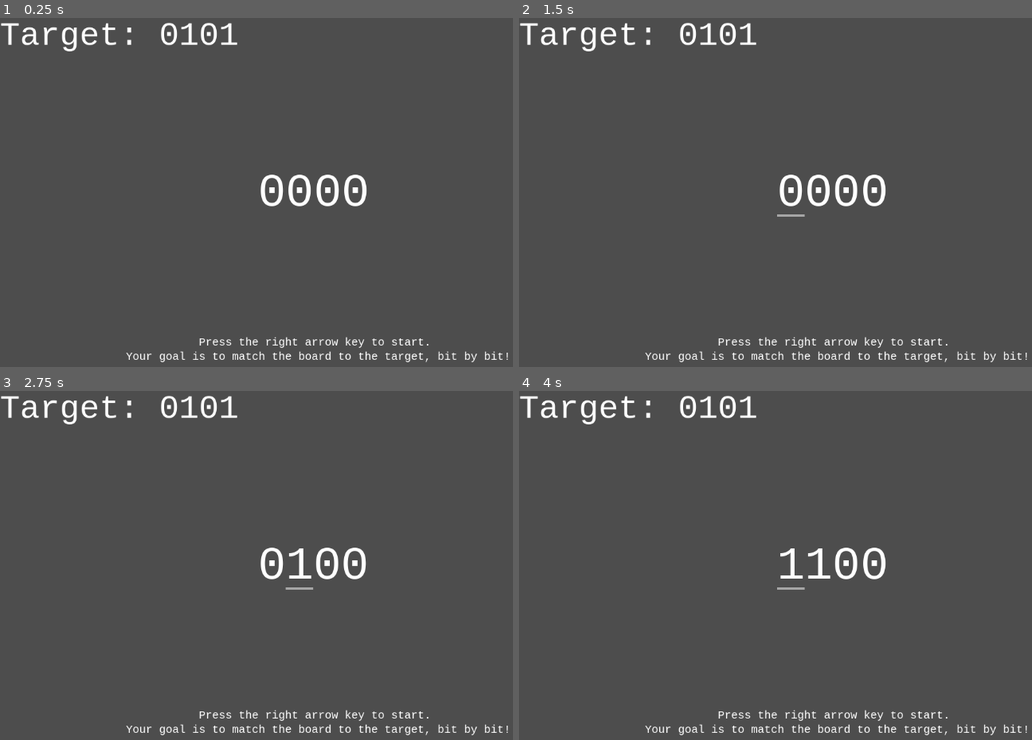
Above: before the commit, frames 1-4 (two rows, left to right).
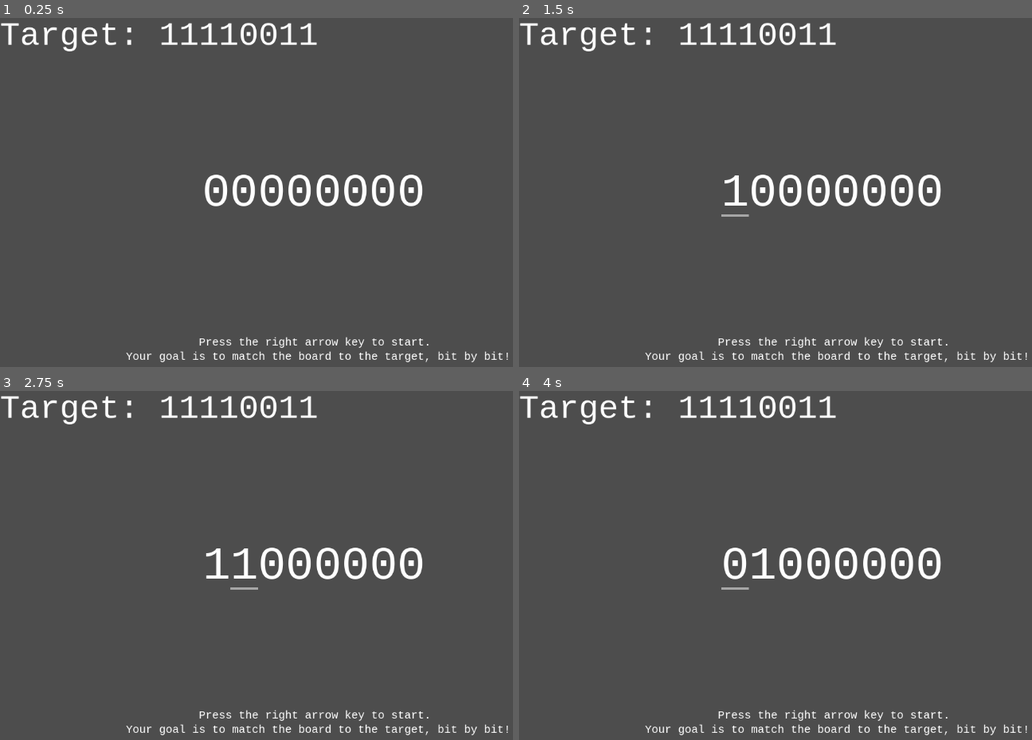
Above: after the commit, the same moments.

Repository: alipiojunior/Binary_Leap
Game: Godot game, scene res://scenes/main.tscn
Two runs of this game, one before a commit and one after it. Both use one fixed random seed, a clock stepped at 60 frames per second and the inputs below.
Inputs:
- Up to frame 1 (0.25 s): no input
- Up to frame 2 (1.5 s): tap Enter at 0.5 s; hold Right (ui_right) 0.53-1.28 s; tap Space at 1.25 s; hold Left (ui_left) from 1.28 s (still down)
- Up to frame 3 (2.75 s): tap Enter at 2 s; release Left (ui_left) at 2.03 s; hold Right (ui_right) from 2.03 s (still down)
- Up to frame 4 (4 s): tap Space at 2.75 s; tap Enter at 3.5 s; release Right (ui_right) at 3.53 s; hold Left (ui_left) from 3.53 s (still down)

The runs differ from the first frame. In frame 1, 1.5% of the frame differs, in the area x 31-83%, y 1-54%; in frame 2, 1.6%; in frame 3, 1.8%; in frame 4, 2.0%, in the area x 31-83%, y 1-57%.

Commit message:
update game logic

Diff:
--- a/project.godot
+++ b/project.godot
@@ -8,24 +8,28 @@
 
 config_version=5
 
+[animation]
+
+compatibility/default_parent_skeleton_in_mesh_instance_3d=true
+
 [application]
 
 config/name="Binary Leap"
 run/main_scene="res://scenes/main.tscn"
-config/features=PackedStringArray("4.2", "Forward Plus")
+config/features=PackedStringArray("4.6", "Forward Plus")
 config/icon="res://icon.svg"
 
 [input]
 
 move_left={
 "deadzone": 0.5,
-"events": [Object(InputEventKey,"resource_local_to_scene":fa …(171 unchanged characters)… keycode":65,"key_label":0,"unicode":97,"echo":false,"script":null)
-, Object(InputEventKey,"resource_local_to_scene":false,"reso …(166 unchanged characters)… ode":4194319,"key_label":0,"unicode":0,"echo":false,"script":null)
+"events": [Object(InputEventKey,"resource_local_to_scene":fa …(171 unchanged characters)… keycode":65,"key_label":0,"unicode":97,"location":0,"echo":false,"script":null)
+, Object(InputEventKey,"resource_local_to_scene":false,"reso …(166 unchanged characters)… ode":4194319,"key_label":0,"unicode":0,"location":0,"echo":false,"script":null)
 ]
 }
 move_right={
 "deadzone": 0.5,
-"events": [Object(InputEventKey,"resource_local_to_scene":fa …(172 unchanged characters)… eycode":68,"key_label":0,"unicode":100,"echo":false,"script":null)
-, Object(InputEventKey,"resource_local_to_scene":false,"reso …(166 unchanged characters)… ode":4194321,"key_label":0,"unicode":0,"echo":false,"script":null)
+"events": [Object(InputEventKey,"resource_local_to_scene":fa …(172 unchanged characters)… eycode":68,"key_label":0,"unicode":100,"location":0,"echo":false,"script":null)
+, Object(InputEventKey,"resource_local_to_scene":false,"reso …(166 unchanged characters)… ode":4194321,"key_label":0,"unicode":0,"location":0,"echo":false,"script":null)
 ]
 }
--- /dev/null
+++ b/scenes/board/game_board.gd
@@ -0,0 +1,55 @@
+extends Node
+
+signal update_state(old_state, new_state)
+signal update_index(old_index, new_index)
+signal solved
+
+@export var target: String = "11110011"
+var current_display: String = ""
+var current_index: int = -1
+var current_bits: Array = []
+
+var broken_bits: Array = []
+
+func _ready():
+	reset_board()
+
+func _unhandled_input(event):
+	var old_index = current_index
+
+	if event.is_action_pressed("ui_right") or event.is_action_pressed("D"):
+		var next_index = current_index + 1
+		if next_index < target.length() and not next_index in broken_bits:
+			current_index = next_index
+			_change_bit(1)
+			update_index.emit(old_index, current_index)
+
+	elif event.is_action_pressed("ui_left") or event.is_action_pressed("A"):
+		var next_index = current_index - 1
+		if next_index >= 0 and not next_index in broken_bits:
+			current_index = next_index
+			_change_bit(0)
+			update_index.emit(old_index, current_index)
+
+func _change_bit(new_value):
+	var old_state = current_bits.duplicate()
+	current_bits[current_index] = new_value
+	current_display = arr_to_binstr(current_bits)
+	update_state.emit(old_state, current_bits)
+
+	if current_display == target:
+		solved.emit()
+
+func arr_to_binstr(arr):
+	var s = ""
+	for b in arr:
+		s += str(b)
+	return s
+
+func reset_board():
+	current_index = -1
+	broken_bits = []
+	current_bits.clear()
+	for i in range(target.length()):
+		current_bits.append(0)
+	current_display = arr_to_binstr(current_bits)
--- a/scenes/main.gd
+++ b/scenes/main.gd
@@ -10,10 +10,17 @@
 var _latest_state_str: String = ""
 var _latest_index: int = -1
 
+var _bits_durability: Array = []
+
 func _ready():
 	current_label.bbcode_enabled = true
 
 	game_board.reset_board()
+
+	_bits_durability.resize(game_board.target.length())
+	_bits_durability.fill(-1)
+
+	_bits_durability[2] = 1
 
 	target_label.text = "Target: " + game_board.target
 
@@ -31,7 +38,13 @@
 
 	move_sound.play()
 
-func _on_index_updated(_old_index, new_index):
+func _on_index_updated(old_index, new_index):
+	if old_index != -1 and _bits_durability[old_index] > 0:
+		_bits_durability[old_index] -= 1
+
+		if _bits_durability[old_index] == 0:
+			game_board.broken_bits.append(old_index)
+
 	_latest_index = new_index
 	_update_display()
 
@@ -41,13 +54,19 @@
 
 func _update_display():
 	var rich_text = ""
-	if _latest_index >= 0 and _latest_index < _latest_state_str.length():
-		rich_text = _latest_state_str.substr(0, _latest_index) + \
-					"[u]" + _latest_state_str[_latest_index] + "[/u]" + \
-					_latest_state_str.substr(_latest_index + 1)
-	else:
-		rich_text = _latest_state_str
+
+	for i in range(_latest_state_str.length()):
+		var bit_char = _latest_state_str[i]
+
+		if i == _latest_index:
+			# Destaque do jogador (Hubert)
+			rich_text += "[u]" + bit_char + "[/u]"
+		elif i in game_board.broken_bits:
+			# Visual de bit "quebrado" (cinza e riscado)
+			rich_text += "[color=gray][s]" + bit_char + "[/s][/color]"
+		else:
+			# Bit normal
+			rich_text += bit_char
 
 	var centered_text = "[center]" + rich_text + "[/center]"
-
 	current_label.bbcode_text = centered_text
--- a/scenes/main.tscn
+++ b/scenes/main.tscn
@@ -1,19 +1,21 @@
-[gd_scene load_steps=6 format=3 uid="uid://csb6eaxlcakym"]
+[gd_scene format=3 uid="uid://csb6eaxlcakym"]
 
-[ext_resource type="Script" path="res://scenes/main.gd" id="1_5qytu"]
+[ext_resource type="Script" uid="uid://crnrsi0ouyvjb" path="res://scenes/main.gd" id="1_5qytu"]
 [ext_resource type="PackedScene" uid="uid://ihr0l22g1v07" path="res://scenes/board/GameBoard.tscn" id="1_rau4b"]
 [ext_resource type="SystemFont" uid="uid://ds0soky45743i" path="res://assets/mono.tres" id="3_0ng5p"]
 [ext_resource type="AudioStream" uid="uid://ilpo2iutpbvj" path="res://assets/Confirm.wav" id="3_4yvd3"]
+[ext_resource type="Script" uid="uid://dt8txhjf8ufvu" path="res://scenes/board/game_board.gd" id="3_tefeu"]
 [ext_resource type="AudioStream" uid="uid://cgosm11popu8p" path="res://assets/Click.wav" id="4_6eix4"]
 
-[node name="Main" type="Node"]
+[node name="Main" type="Node" unique_id=212816075]
 script = ExtResource("1_5qytu")
+metadata/_edit_horizontal_guides_ = [80.0]
 
-[node name="GameBoard" parent="." instance=ExtResource("1_rau4b")]
-target = "0101"
-start = "0000"
+[node name="GameBoard" parent="." unique_id=499610796 instance=ExtResource("1_rau4b")]
+script = ExtResource("3_tefeu")
+target = "11110011"
 
-[node name="Target" type="RichTextLabel" parent="."]
+[node name="Target" type="RichTextLabel" parent="." unique_id=1582712405]
 offset_right = 1152.0
 offset_bottom = 272.0
 theme_override_fonts/normal_font = ExtResource("3_0ng5p")
@@ -21,7 +23,7 @@
 bbcode_enabled = true
 text = "0000000"
 
-[node name="Board" type="RichTextLabel" parent="."]
+[node name="Board" type="RichTextLabel" parent="." unique_id=619643644]
 offset_left = -8.0
 offset_top = 272.0
 offset_right = 1144.0
@@ -31,13 +33,13 @@
 bbcode_enabled = true
 text = "00000000"
 
-[node name="WinSound" type="AudioStreamPlayer" parent="."]
+[node name="WinSound" type="AudioStreamPlayer" parent="." unique_id=1289401778]
 stream = ExtResource("3_4yvd3")
 
-[node name="MoveSound" type="AudioStreamPlayer" parent="."]
+[node name="MoveSound" type="AudioStreamPlayer" parent="." unique_id=1591171252]
 stream = ExtResource("4_6eix4")
 
-[node name="Label" type="Label" parent="."]
+[node name="Label" type="Label" parent="." unique_id=699833059]
 offset_top = 568.0
 offset_right = 1152.0
 offset_bottom = 640.0
Not shown, changed: icon.svg.import
Not shown, added: lib/state.gd.uid
Not shown, added: lib/state_machine.gd.uid
Not shown, added: scenes/board/GameBoard.gd.uid
Not shown, added: scenes/board/game_board.gd.uid
Not shown, added: scenes/main.gd.uid
